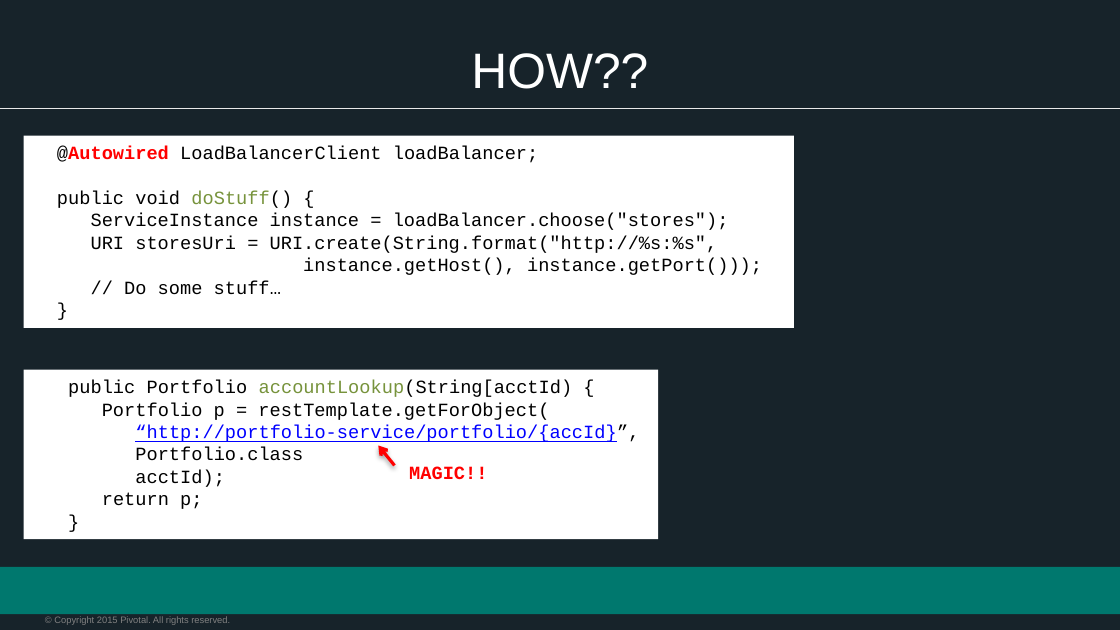
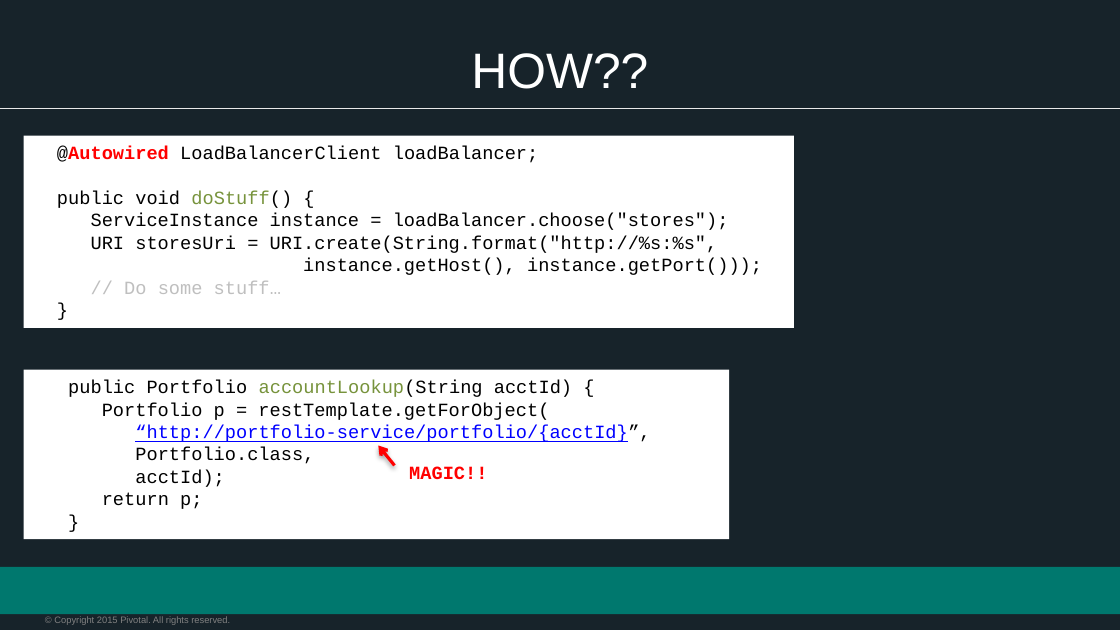
Before and after one commit to vmware-archive/devops-workshop, a slide deck: slide 10 of presentations/103 - Intro to Spring Cloud Services/Session_7_SC_Discovery_LB.pptx. Drawn at 1120x630 pixels with LibreOffice and Linux fonts; fonts in the diff are those of the drawing; background and template pictures are left out. Boxes give left, top, right and bottom in pixels: in the first picture for what was removed or moved away, otherwise in the second. Text is boxed around its words. In the diff, an @@ line names an element or a change of style, - is before the commit and + after.

Commit message:
More presentation updates

```diff
--- a/presentations/103 - Intro to Spring Cloud Services/Session_7_SC_Discovery_LB.pptx
+++ b/presentations/103 - Intro to Spring Cloud Services/Session_7_SC_Discovery_LB.pptx
@@ text in rectangle at [124, 281, 281, 294]: text colour #000000 to #BFBFBF in "// Do some stuff…" @@
@@ rectangle "public Portfolio accountLookup(String acctId) {": place and size @@
-rectangle "public Portfolio accountLookup(String acctId) {" at [24, 370, 659, 539]
+rectangle "public Portfolio accountLookup(String acctId) {" at [24, 370, 729, 539]
@@ text in rectangle at [68, 380, 572, 397]: text changed @@
-public Portfolio accountLookup(String[acctId) {
+public Portfolio accountLookup(String acctId) {
@@ text in rectangle at [135, 425, 650, 464]: text changed @@
-“http://portfolio-service/portfolio/{accId}”,
-Portfolio.class
+“http://portfolio-service/portfolio/{acctId}”,
+Portfolio.class,
```
Also in this commit, not shown: 1 other slide changed, 1 other file.
